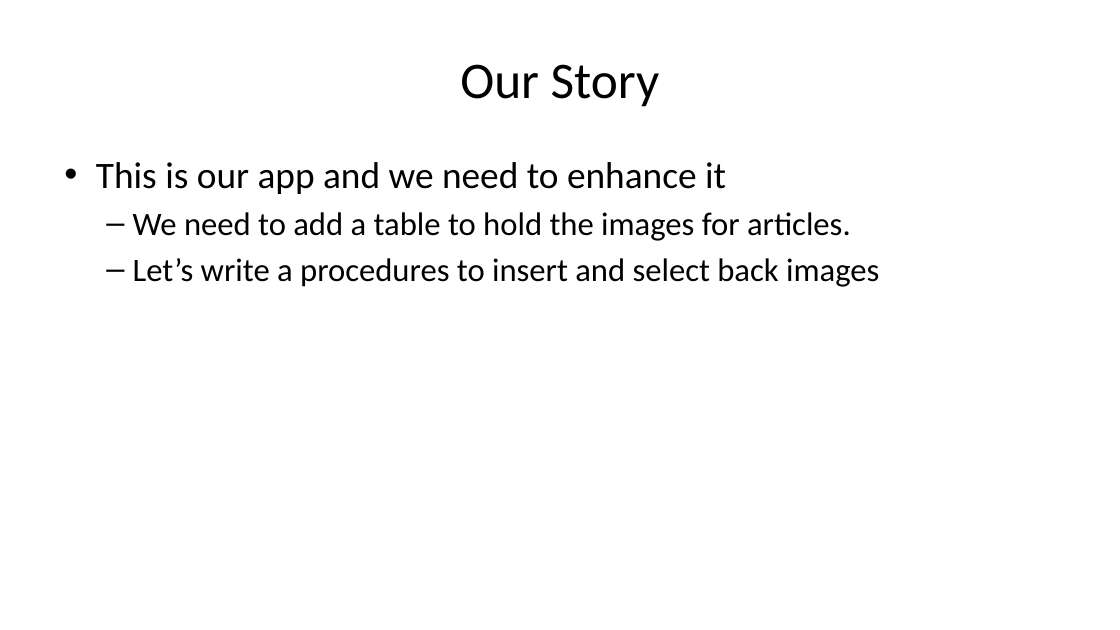
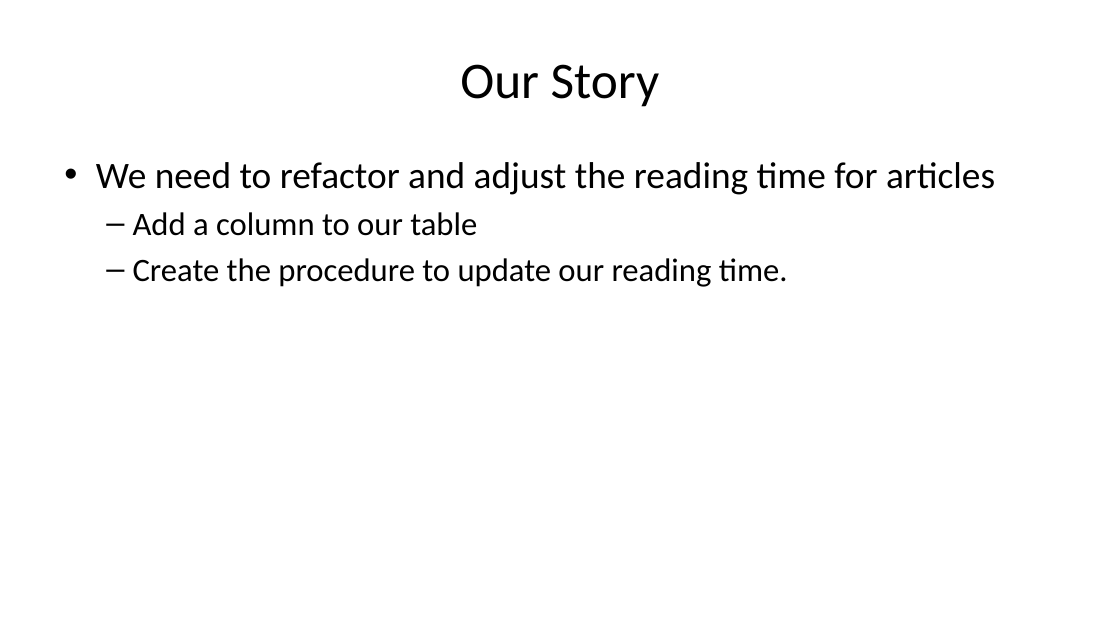
Before and after one commit to way0utwest/TestingTSQL, a slide deck: slide 20 of DB-Delivery-Get-Testing-TSQL.pptx (slide 19 before the commit). Drawn at 1120x630 pixels with LibreOffice and Linux fonts; fonts in the diff are those of the drawing. Boxes give left, top, right and bottom in pixels: in the first picture for what was removed or moved away, otherwise in the second. Text is boxed around its words. In the diff, an @@ line names an element or a change of style, - is before the commit and + after.

Commit message:
Updated Deck
Moved demos around (SQL Cop to beginning), changed story for demos

```diff
--- a/DB-Delivery-Get-Testing-TSQL.pptx
+++ b/DB-Delivery-Get-Testing-TSQL.pptx
@@ text at (96, 162, 995, 287): text changed @@
-• This is our app and we need to enhance it
-  – We need to add a table to hold the images for articles.
-  – Let’s write a procedures to insert and select back images
+• We need to refactor and adjust the reading time for articles
+  – Add a column to our table
+  – Create the procedure to update our reading time.
```
Also in this commit, not shown: 9 other slides changed, 6 slides added, 6 slides removed.
